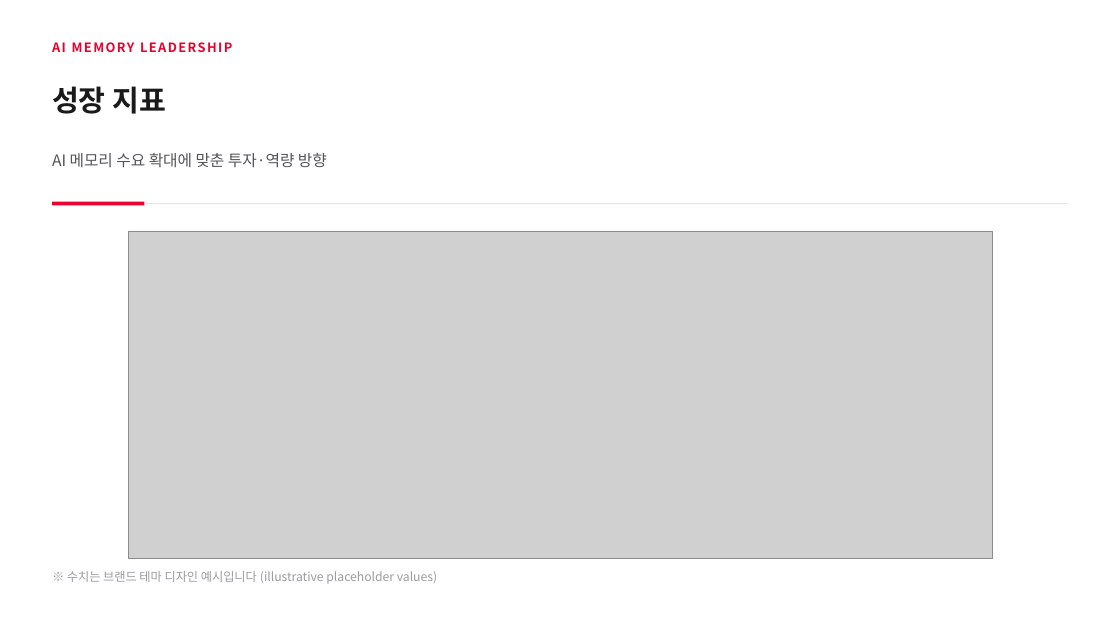
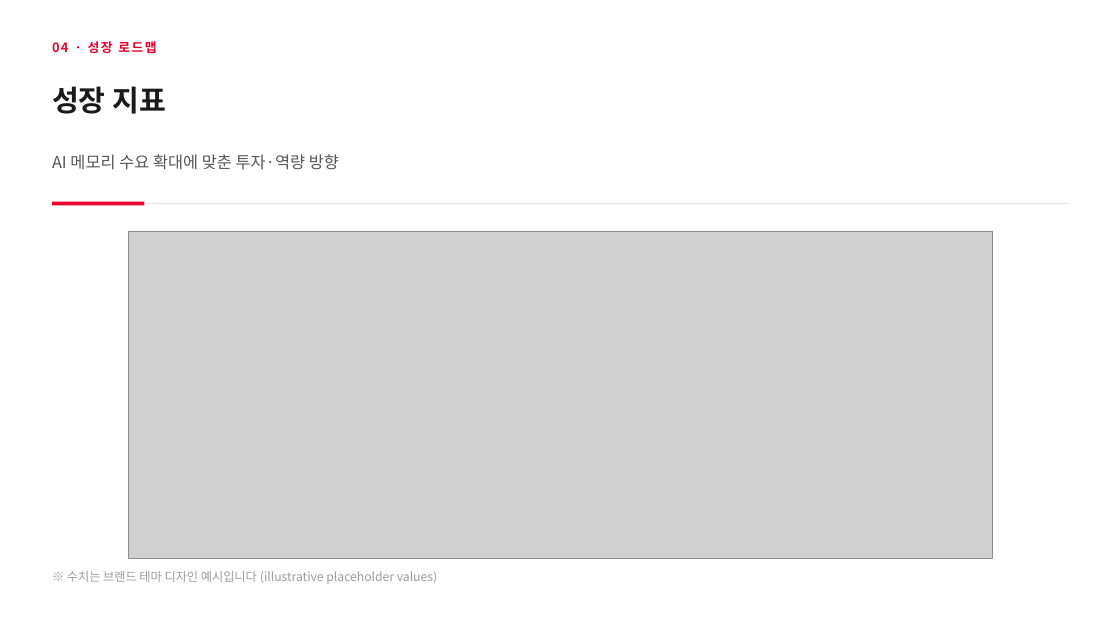
Before and after one commit to sylvanus4/kr-brand-decks, a slide deck: slide 10 of skills/deck-sk-hynix/examples/sk-hynix-6p.pptx (slide 5 before the commit). Drawn at 1120x630 pixels with LibreOffice and Linux fonts; fonts in the diff are those of the drawing; grey boxes stand for pictures. Boxes give left, top, right and bottom in pixels: in the first picture for what was removed or moved away, otherwise in the second. Text is boxed around its words. In the diff, an @@ line names an element or a change of style, - is before the commit and + after.

```diff
--- a/skills/deck-sk-hynix/examples/sk-hynix-6p.pptx
+++ b/skills/deck-sk-hynix/examples/sk-hynix-6p.pptx
@@ text at (52,41,156,53): text changed @@
-AI MEMORY LEADERSHIP
+04 · 성장 로드맵
@@ text "AI 메모리 수요 확대에 맞춘 ..." at (52,154,339,170): size 13.5 to 14 pt @@
```
Also in this commit, not shown: 3 other slides changed, 5 slides added, 14 other files.
